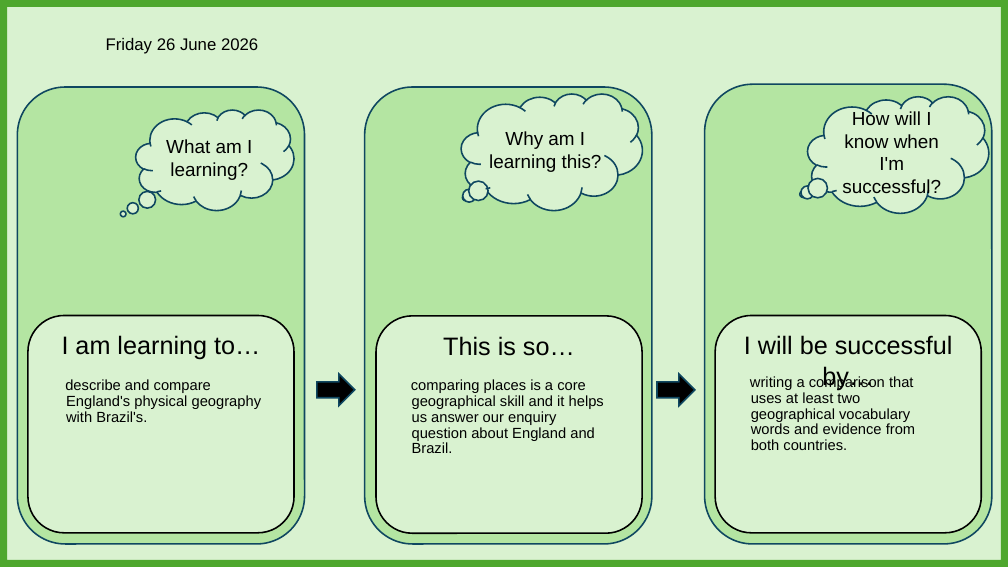
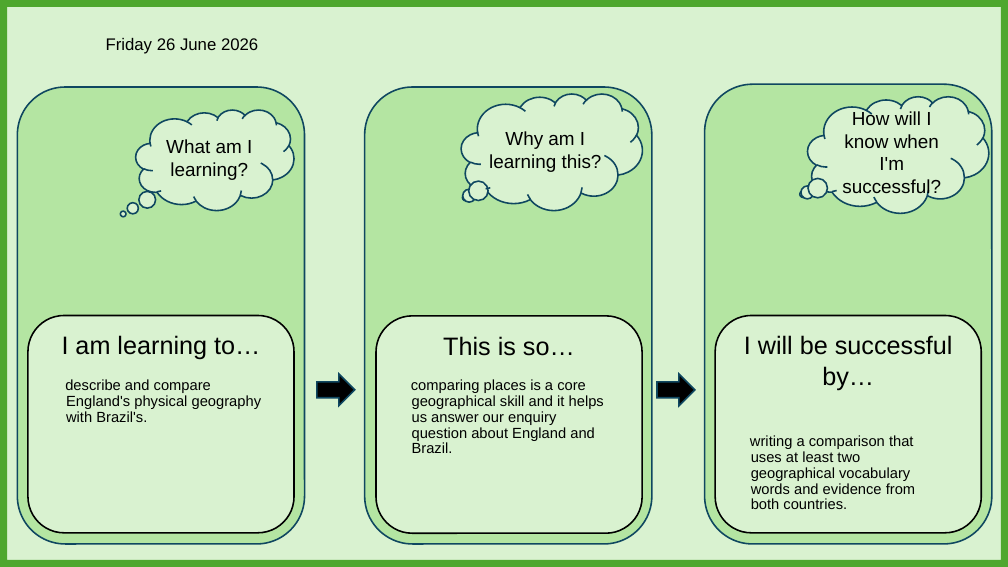
Before and after one commit to imcl75/claude_files, a slide deck: slide 6 of Geography/T6W4_L3_Geographers_England_Physical_Geography.pptx. Drawn at 1008x567 pixels with LibreOffice and Linux fonts; fonts in the diff are those of the drawing; background and template pictures are left out. Boxes give left, top, right and bottom in pixels: in the first picture for what was removed or moved away, otherwise in the second. Text is boxed around its words. In the diff, an @@ line names an element or a change of style, - is before the commit and + after.

```diff
--- a/Geography/T6W4_L3_Geographers_England_Physical_Geography.pptx
+++ b/Geography/T6W4_L3_Geographers_England_Physical_Geography.pptx
@@ text "writing a comparison that uses ...": place and size @@
-text "writing a comparison that uses ..." at (750,375,915,450)
+text "writing a comparison that uses ..." at (750,435,915,509)
```
Also in this commit, not shown: 2 other slides changed, 1 slide added.
